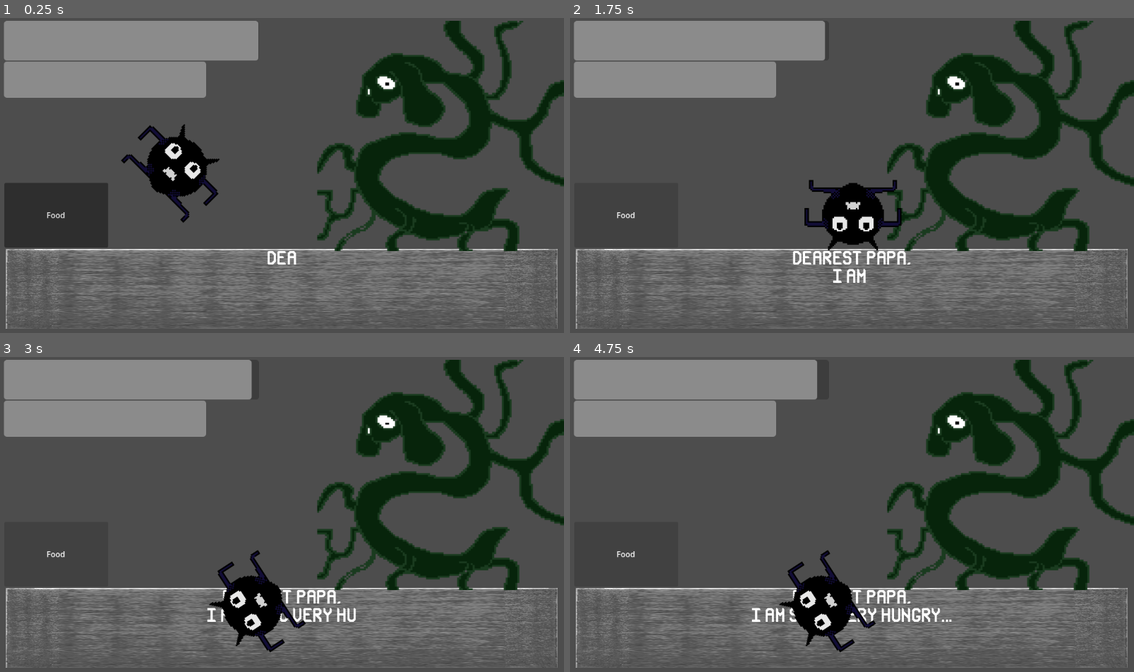
Above: before the commit, frames 1-4 (two rows, left to right).
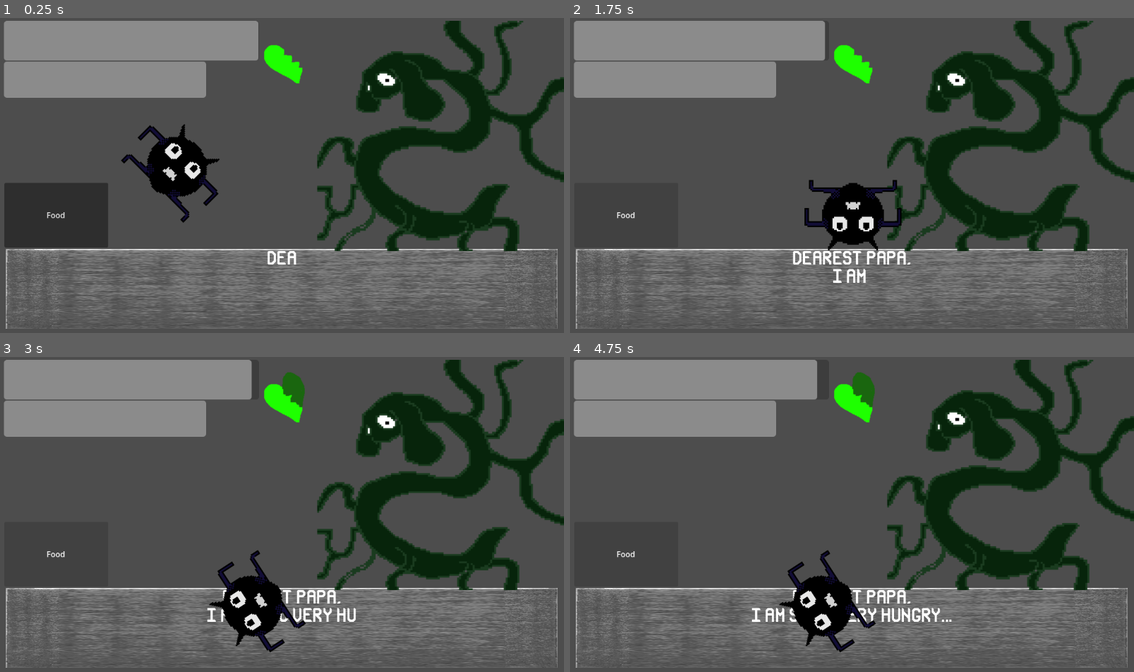
Above: after the commit, the same moments.

Repository: zbaker94/Brackeys-Jam-2026.1
Game: Godot game, scene res://Scenes/root.tscn
Same seed, same stepped clock (60 frames per second), same inputs: the game is played once before the commit and once after it.
Inputs:
- Up to frame 1 (0.25 s): no input
- Up to frame 2 (1.75 s): click "Food" at 0.5 s; click "Food" at 1.25 s
- Up to frame 3 (3 s): click "Food" at 2 s
- Up to frame 4 (4.75 s): no input

The runs differ from the first frame. In frame 1, 3.9% of the frame differs, in the area x 46-100%, y 2-70%; in frame 2, 3.8%; in frame 3, 0.8%; in frame 4, 4.1%.

Commit message:
added health loss animation

Diff:
--- a/Scenes/monster.tscn
+++ b/Scenes/monster.tscn
@@ -7,6 +7,8 @@
 [ext_resource type="Texture2D" uid="uid://dw31droq4vygw" path="res://Images/Mon4.png" id="5_1mxyj"]
 [ext_resource type="Texture2D" uid="uid://b5vya6ak8dfhn" path="res://Images/Mon5.png" id="6_dfc53"]
 [ext_resource type="Texture2D" uid="uid://b2rg6j2yg5hrn" path="res://Images/Mon6.png" id="7_g0mdy"]
+[ext_resource type="Texture2D" uid="uid://d1egoxlid6sky" path="res://Images/healthmon1.png" id="8_ko0n3"]
+[ext_resource type="Texture2D" uid="uid://bf8favxoq0cbf" path="res://Images/healthmon2.png" id="9_yc8mp"]
 
 [sub_resource type="SpriteFrames" id="SpriteFrames_ocebi"]
 animations = [{
@@ -32,6 +34,20 @@
 "loop": true,
 "name": &"idle",
 "speed": 2.0
+}]
+
+[sub_resource type="SpriteFrames" id="SpriteFrames_1mxyj"]
+animations = [{
+"frames": [{
+"duration": 1.0,
+"texture": ExtResource("8_ko0n3")
+}, {
+"duration": 1.0,
+"texture": ExtResource("9_yc8mp")
+}],
+"loop": true,
+"name": &"health",
+"speed": 5.0
 }]
 
 [node name="monster" type="CharacterBody2D" unique_id=197105681]
@@ -66,4 +82,12 @@
 value = 100.0
 show_percentage = false
 
+[node name="AnimatedSprite2D2" type="AnimatedSprite2D" parent="." unique_id=1028480976]
+position = Vector2(593, 73)
+sprite_frames = SubResource("SpriteFrames_1mxyj")
+animation = &"health"
+frame = 1
+frame_progress = 0.68107873
+speed_scale = 0.5
+
 [connection signal="timeout" from="Timer" to="." method="_on_timer_timeout"]
--- a/Scripts/monster.gd
+++ b/Scripts/monster.gd
@@ -1,6 +1,7 @@
 # starts and stops timer for attributes
 extends CharacterBody2D
-@onready var _animated_sprite = $AnimatedSprite2D
+@onready var _idle = $AnimatedSprite2D
+@onready var _health = $AnimatedSprite2D2
 var health = 100
 var hunger = 100
 var activity = 100
@@ -19,12 +20,14 @@
 func _process(_delta):
 	$health.value = $Timer.time_left
 	if $Timer.time_left <= 50:
-		print("im hungry boss")
+		print("im not feeling too good")
+		_health.play("health")
+		_idle.play("idle")
 
 	else:
 		print("Im prerfectly fine")
-		_animated_sprite.play("idle")
-		# _animated_sprite.stop()
+		_idle.play("idle")
+
 
 func _on_timer_timeout():
 	print("TIMER ")
Binary file added: Images/healthmon1.png
Not shown, added: Images/healthmon1.png.import
Binary file added: Images/healthmon2.png
Not shown, added: Images/healthmon2.png.import
